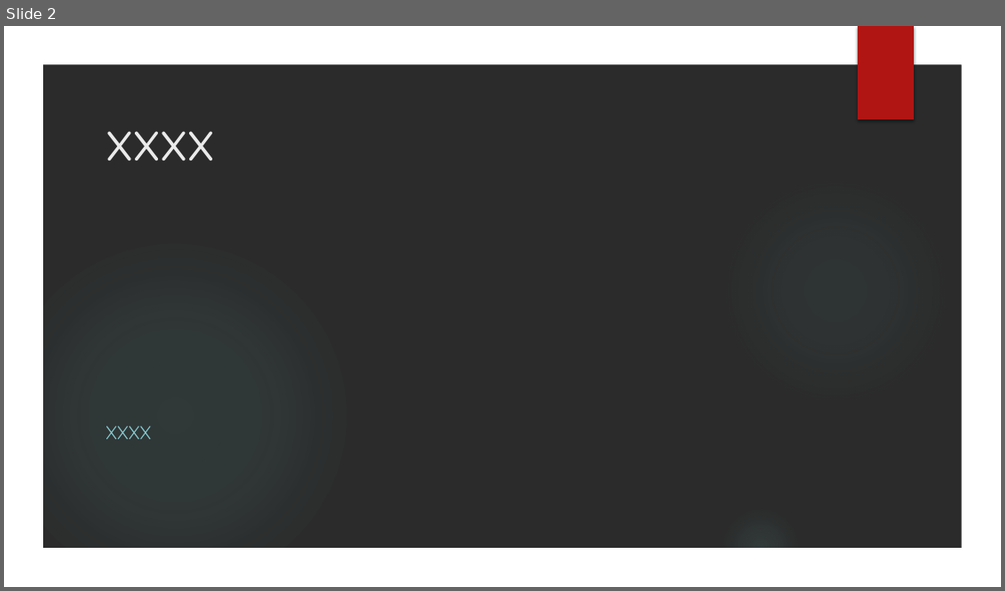
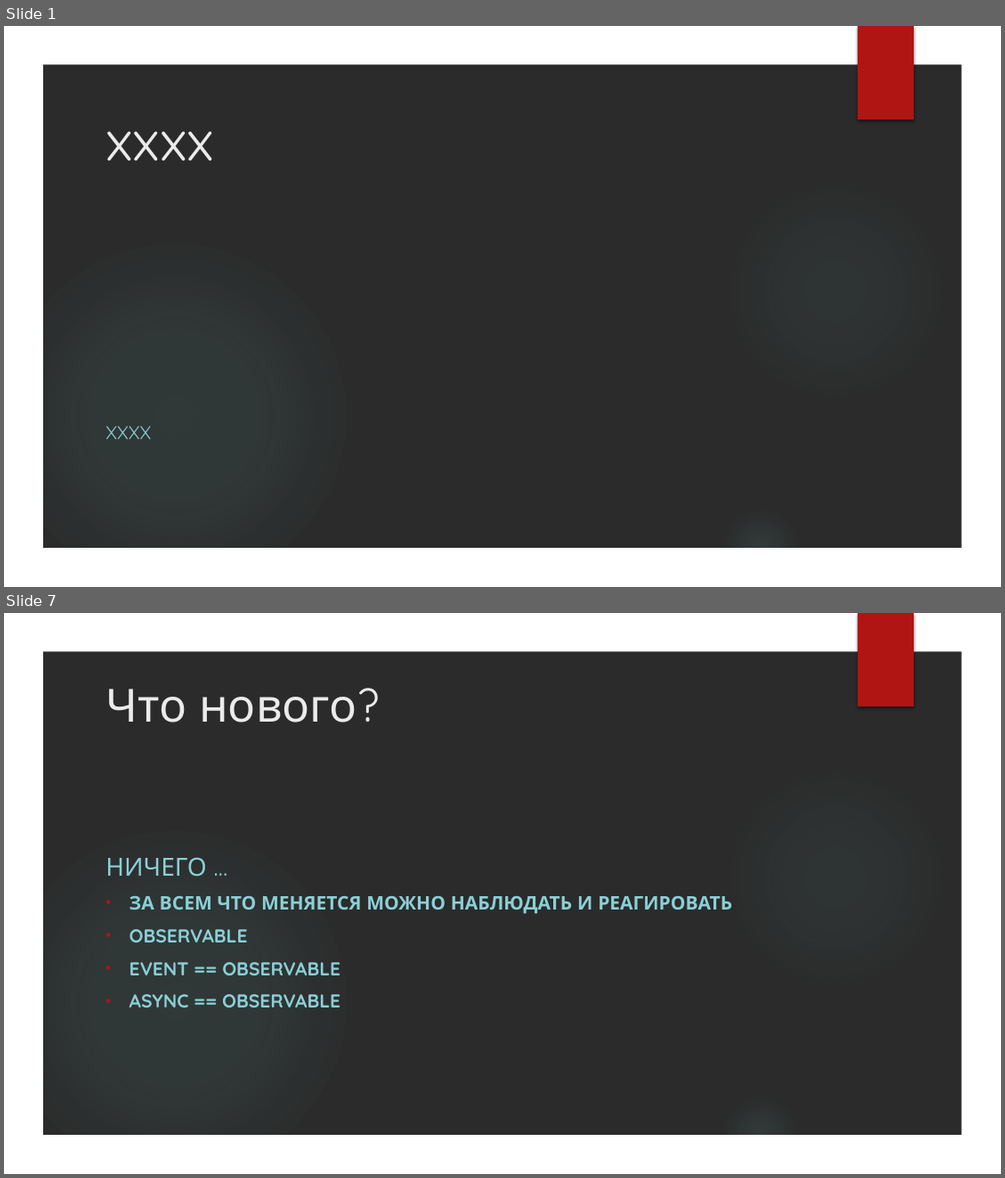
Before and after one commit to VladimirMakarevich/presentations, a slide deck: reactiveX/reactiveX.pptx. Shown one above the other, each under a label of ours: slide 2 before the commit, slides 1 and 7 after it; the slides between them are not shown. The pictures are 1005x591 and 1005x1178 pixels, drawn with LibreOffice and Linux fonts; fonts in the diff are those of the drawing; background and template pictures are left out; a plain dark background stands for a picture behind light text. Boxes give left, top, right and bottom in pixels: in the first picture for what was removed or moved away, otherwise in the second. Text is boxed around its words. In the diff, an @@ line names an element or a change of style, - is before the commit and + after.

```diff
--- a/reactiveX/reactiveX.pptx
+++ b/reactiveX/reactiveX.pptx
@@ slide 7 added at [4,613,1001,1174], background picture (left out); not listed: 5 template elements that a slide beside it also shows @@
@@ title added at [105,689,356,722], 44 pt, text #EBEBEB @@
+Что нового?
@@ subtitle added at [105,857,732,1007], 18 pt, text #8AD0D6, bold @@
+НИЧЕГО …
+• ЗА ВСЕМ ЧТО МЕНЯЕТСЯ МОЖНО НАБЛЮДАТЬ И РЕАГИРОВАТЬ
+• OBSERVABLE
+• EVENT == OBSERVABLE
+• ASYNC == OBSERVABLE
@@ what was slide 2 is now slide 1 @@
```
Also in this commit, not shown: 21 other slides added, 23 slides removed, 2 other files.
